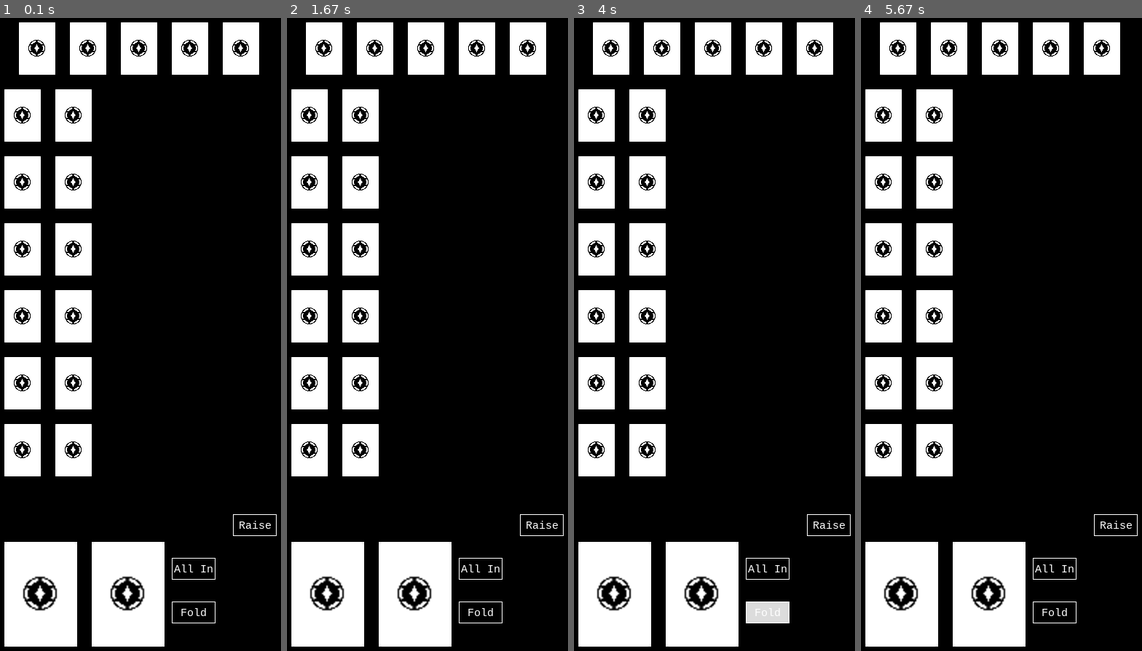
Above: before the commit, frames 1-4 (left to right).
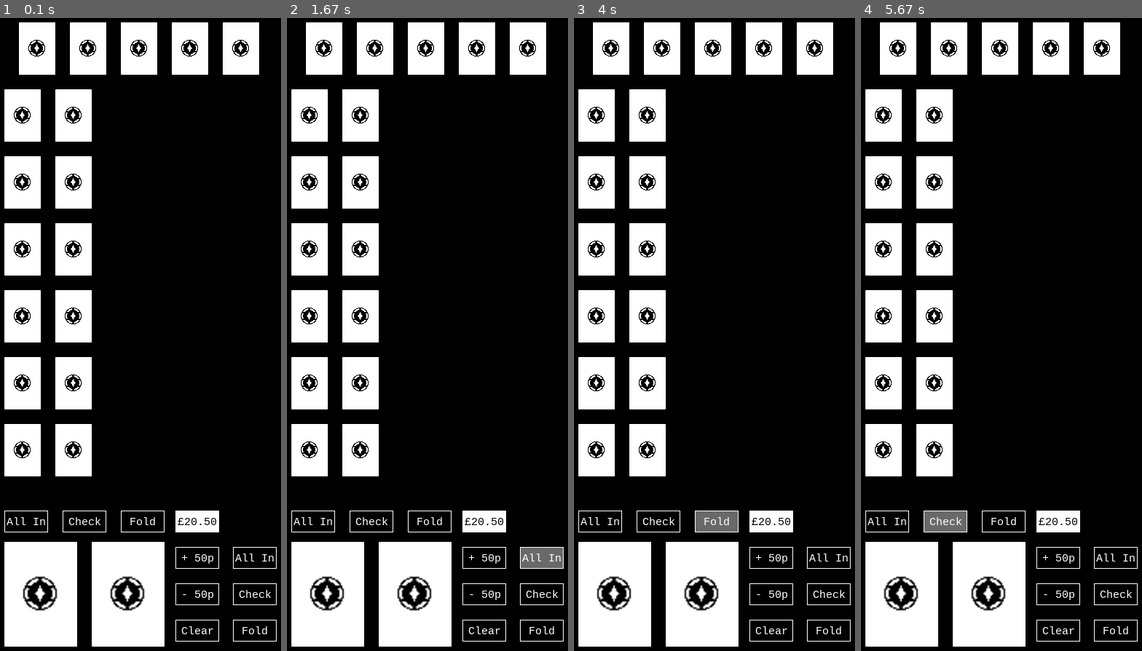
Above: after the commit, the same moments.

Repository: jmsyuen/nea
Game: pygame game, started from pygametest.py
The game is run twice, just before and just after one commit, with the same random seed, the same clock (stepped at 60 frames per second) and the same inputs.
Inputs (mouse positions are in pixels of both pictures, inside the frame that each line leads up to):
- Up to frame 1 (0.1 s): no input
- Up to frame 2 (1.67 s): click (312, 524) at 0.38 s, where only the run after the commit has a clickable "All In"; click (430, 378) at 0.72 s; click (483, 556) at 1.05 s, where only the run after the commit has a clickable "+ 50p"; click (537, 562) at 1.38 s
- Up to frame 3 (4 s): click (720, 112) at 1.72 s; click "Check" at 2.55 s; click (672, 201) at 2.88 s; click "Fold" at 3.72 s
- Up to frame 4 (5.67 s): click (1066, 220) at 4.05 s; click (1057, 632) at 4.88 s, where only the run after the commit has a clickable "Clear"; click (914, 296) at 5.22 s; click (956, 524) at 5.55 s

The runs differ from the first frame. In frame 1, 1.7% of the frame differs, in the area x 1-99%, y 77-99%; in frame 2, 2.2%; in frame 3, 2.6%; in frame 4, 2.2%.

Commit message:
added 3 buttons for fold check all in another 4 for betting adjust card placements to allow for text iteration 3.5 buttons

Diff:
--- a/pygametest.py
+++ b/pygametest.py
@@ -12,7 +12,7 @@
 GREEN = (0, 128, 0)
 RED = (255, 0, 0)
 BLACK = (0, 0, 0)
-GREY = (220, 220, 220)
+GREY = (105, 105, 105)
 #small card size 50x72px, big 100x144px
 #includes padding of 20px around right and bottom sides
 SMALL_CARD_WIDTH, SMALL_CARD_HEIGHT = 70, 92
@@ -25,6 +25,8 @@
 button_fill_colour = BLACK
 button_border_colour = WHITE
 button_border_width = 1
+
+small_font = pygame.font.SysFont("courier", 15)
 
 
 # Initialize Pygame window
@@ -56,7 +58,7 @@
 
 
 
-# Function to draw buttons
+#draw buttons and execute function when pressed
 def draw_button(text, x, y, width, height, colour, action):
   mouse = pygame.mouse.get_pos()
   click = pygame.mouse.get_pressed()
@@ -74,17 +76,23 @@
   pygame.draw.rect(screen, (255, 255, 255), (x, y, width, height), border_width)
 
   #add text
-  small_text = pygame.font.SysFont("courier", 15)
-  text_surface, text_rect = text_objects(text, small_text)
-  text_rect.center = ((x + (width / 2)), (y + (height / 2)))
+  text_surface = small_font.render(text, True, WHITE)
+  text_rect = text_surface.get_rect()
+  #add text to centre
+  text_rect.center = ((x + (width // 2)), (y + (height // 2)))
   screen.blit(text_surface, text_rect)
 
 
+def draw_text_box(text, x, y, width, height):
+  box_colour = WHITE
+  text_colour = BLACK
 
-# Function to create text objects
-def text_objects(text, font):
-  text_surface = font.render(text, True, WHITE)
-  return text_surface, text_surface.get_rect()
+  pygame.draw.rect(screen, box_colour, (x, y, width, height))
+  text_surface = small_font.render(text, True, text_colour)
+  text_rect = text_surface.get_rect(center=(x + width // 2, y + height // 2))
+  screen.blit(text_surface, text_rect)
+
+
 
 def out():
   print("out")
@@ -93,8 +101,8 @@
 
 # Main game loop
 def draw_game():
-  cards_on_table = [random.randint(1, 52) for _ in range(5)]
-  player_hand = [random.randint(1, 52) for _ in range(2)]
+  cards_on_table = [random.randint(1, 52) for i in range(5)]
+  player_hand = [random.randint(1, 52) for i in range(2)]
 
   while True:
     for event in pygame.event.get():
@@ -123,19 +131,30 @@
     # Draw player's hand
     #draw_cards(player_hand, 50, 450)
 
+    #buttons ADD FUNCTIONS ###
+    draw_button("All In", 20, HEIGHT - 205, 60, 30, BLACK, out)
+    draw_button("Check", 20 + 80, HEIGHT - 205, 60, 30, BLACK, out)
+    draw_button("Fold", 20 + 80 + 80, HEIGHT - 205, 60, 30, BLACK, out)
+
+    draw_button("Clear", 15 + BIG_CARD_WIDTH*2 , HEIGHT - 55, 60, 30, BLACK, out)
+    draw_button("- 50p", 15 + BIG_CARD_WIDTH*2 , HEIGHT - 105, 60, 30, BLACK, out)
+    draw_button("+ 50p", 15 + BIG_CARD_WIDTH*2 , HEIGHT - 155, 60, 30, BLACK, out)
+    draw_button("Fold", WIDTH - 80, HEIGHT - 55, 60, 30, BLACK, out)
+    draw_button("Check", WIDTH - 80, HEIGHT - 105, 60, 30, BLACK, out)
+    draw_button("All In", WIDTH - 80, HEIGHT - 155, 60, 30, BLACK, out)
 
 
-    draw_button("Fold", 10 + BIG_CARD_WIDTH*2 , HEIGHT - 80, 60, 30, BLACK, out)
-    draw_button("Check", 10 + BIG_CARD_WIDTH*2 , HEIGHT - 140, 60, 30, BLACK, out)
-    draw_button("Raise", WIDTH - 80, HEIGHT - 200, 60, 30, BLACK, out)
+    #show bet amount, minimum value £0.50 to prevent raising nothing
+    draw_text_box("£20.50", 15 + BIG_CARD_WIDTH*2, HEIGHT - 205, 60, 30)
+
     #instead of sliders add more buttons to raise pot by (chip values just like a real table)
 
-    draw_button("Fold", 10 + BIG_CARD_WIDTH*2 , HEIGHT - 80, 60, 30, BLACK, out)
-    draw_button("Call", 10 + BIG_CARD_WIDTH*2 , HEIGHT - 140, 60, 30, BLACK, out)
-    draw_button("Raise", WIDTH - 80, HEIGHT - 200, 60, 30, BLACK, out)
+    #draw_button("Fold", 10 + BIG_CARD_WIDTH*2 , HEIGHT - 80, 60, 30, BLACK, out)
+    #draw_button("Call", 10 + BIG_CARD_WIDTH*2 , HEIGHT - 140, 60, 30, BLACK, out)
+    #draw_button("Raise", WIDTH - 80, HEIGHT - 200, 60, 30, BLACK, out)
 
-    draw_button("Fold", 10 + BIG_CARD_WIDTH*2 , HEIGHT - 80, 60, 30, BLACK, out)
-    draw_button("All In", 10 + BIG_CARD_WIDTH*2 , HEIGHT - 140, 60, 30, BLACK, out)
+    #draw_button("Fold", 10 + BIG_CARD_WIDTH*2 , HEIGHT - 80, 60, 30, BLACK, out)
+    #draw_button("All In", 10 + BIG_CARD_WIDTH*2 , HEIGHT - 140, 60, 30, BLACK, out)
 
 
     #update display
